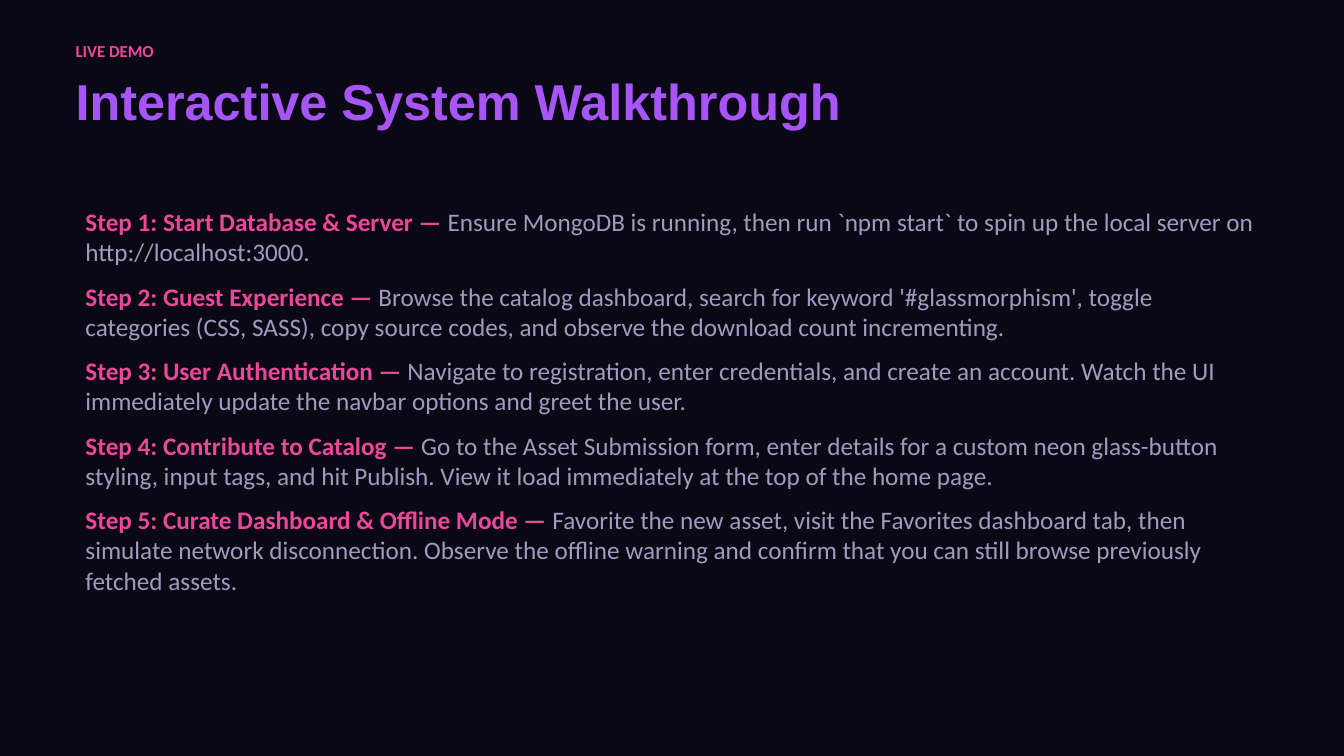
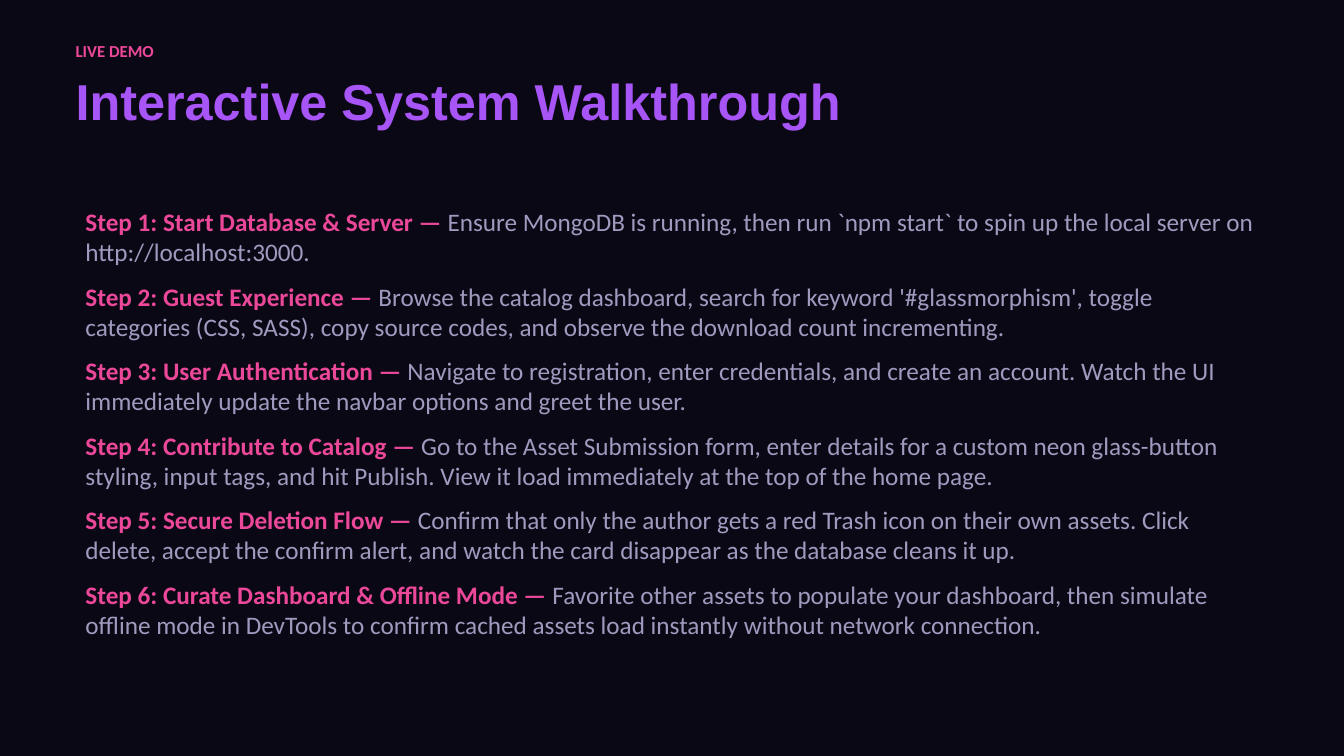
Before and after one commit to dlewis8605/Project_2, a slide deck: slide 9 of presentation.pptx. Drawn at 1344x756 pixels with LibreOffice and Linux fonts; fonts in the diff are those of the drawing. Boxes give left, top, right and bottom in pixels: in the first picture for what was removed or moved away, otherwise in the second. Text is boxed around its words. In the diff, an @@ line names an element or a change of style, - is before the commit and + after.

Commit message:
Implement submitted asset deletion route, Vue logic, HTML icons, Jest testing specs, and updated presentation script/deck

```diff
--- a/presentation.pptx
+++ b/presentation.pptx
@@ text at <box>85,511,1207,638</box>: text changed @@
-Step 5: Curate Dashboard & Offline Mode — Favorite the new asset, visit the Favorites dashboard tab, then simulate network disconnection. Observe the offline warning and confirm that you can still browse previously fetched assets.
+Step 5: Secure Deletion Flow — Confirm that only the author gets a red Trash icon on their own assets. Click delete, accept the confirm alert, and watch the card disappear as the database cleans it up.
+Step 6: Curate Dashboard & Offline Mode — Favorite other assets to populate your dashboard, then simulate offline mode in DevTools to confirm cached assets load instantly without network connection.
```
Also in this commit, not shown: 7 other files.
